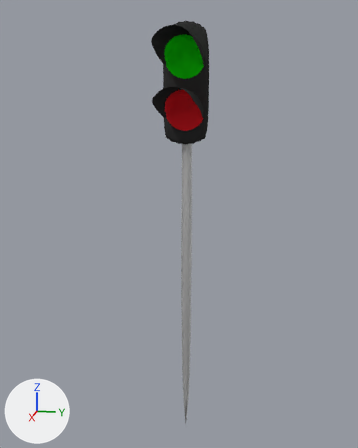
Before and after pictures for a commit that changed the Blender file Svetofor/Svetofor.blend.
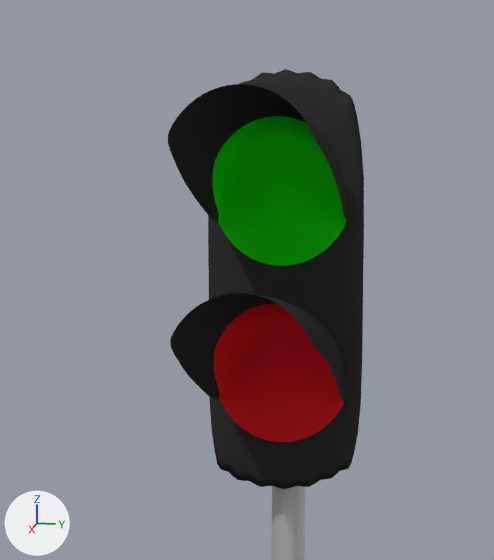
Old and new are each drawn whole from a 50 mm lens placed at (8.59, 1.58, 6.51), pointed at (0.47, -0.05, 4.48) and again close up on the part from 28% to 69% of the width and 0% to 37% of the height. Arrows for +X, +Y and +Z are at lower left; the lights stay in place.

Objects in the first close-up: 'Corp', 'Green', 'Red'.
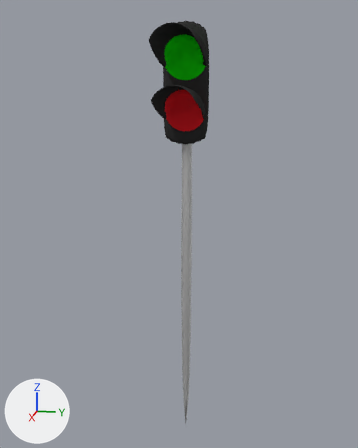
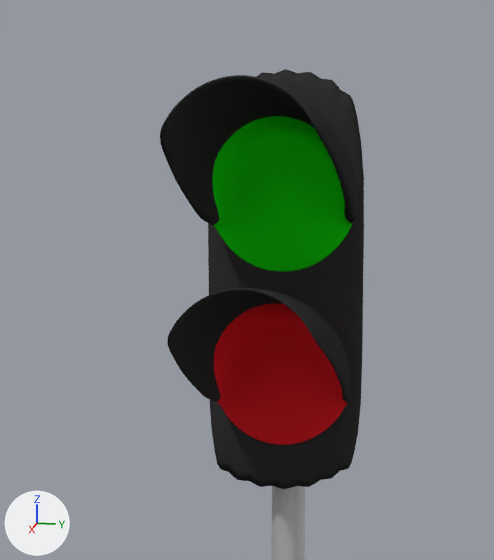
Location of each change, [x1, y1, x2, y2] in pixels of the close-ups (494 x 560 px):
'Green', reshaped (11% wider, 8% taller): before [168, 84, 346, 266]; after [160, 75, 358, 272]
'Red', reshaped: before [170, 293, 344, 442]; after [167, 288, 351, 445]
part 1 of me_circle_004, added (black): after [167, 288, 351, 445]
part 2 of me_circle, added (black): after [160, 75, 358, 272]

The edits, one by one:
me_circle_004 is used by ob_red; location (0.0, 0.0, 0.0).
me_circle_004 had 117 vertices, 85 faces and spanned x 0.238..1.253, y -0.335..0.354, z 6.039..6.729.
me_circle_004 now has 234 vertices, 204 faces and spans x 0.221..1.329, y -0.367..0.387, z 6.005..6.759.
Part 1, on me_circle_004:
104 vertices are added at x 0.221..1.064, y -0.367..0.387, z 6.005..6.759.
13 new vertices lie (1.108, 0.0, 0.0) away from vertices in x 0.221, y -0.338..0.358, z 6.526..6.759.
77 new faces join them, mat_material_003 (red #e7222b).
42 new faces join them, mat_корпус (black #353535).
me_circle is used by ob_green; location (0.0, 0.0, 0.0).
me_circle had 117 vertices, 85 faces and spanned x 0.238..1.253, y -0.335..0.354, z 6.881..7.57.
me_circle now has 234 vertices, 204 faces and spans x 0.209..1.382, y -0.389..0.409, z 6.823..7.621.
Part 2, on me_circle:
104 vertices are added at x 0.209..1.101, y -0.389..0.409, z 6.823..7.621.
13 new vertices lie (1.173, 0.0, 0.0) away from vertices in x 0.209, y -0.359..0.378, z 7.375..7.621.
77 new faces join them, mat_material_002 (green #19e70d).
42 new faces join them, mat_корпус (black #353535).
